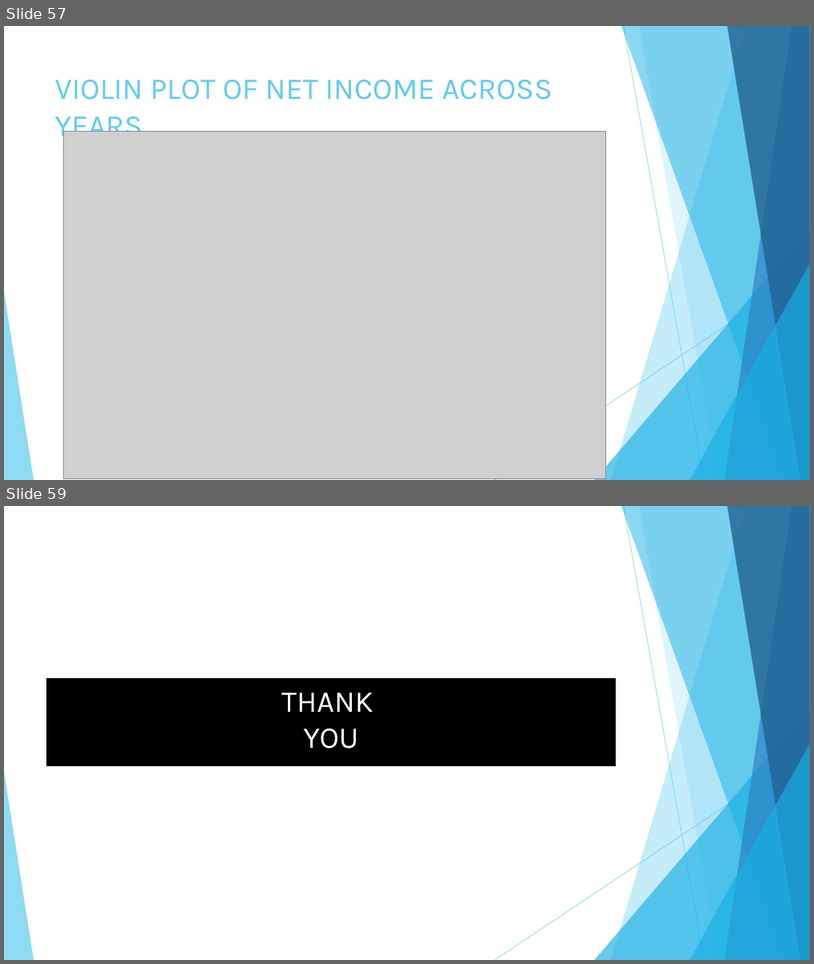
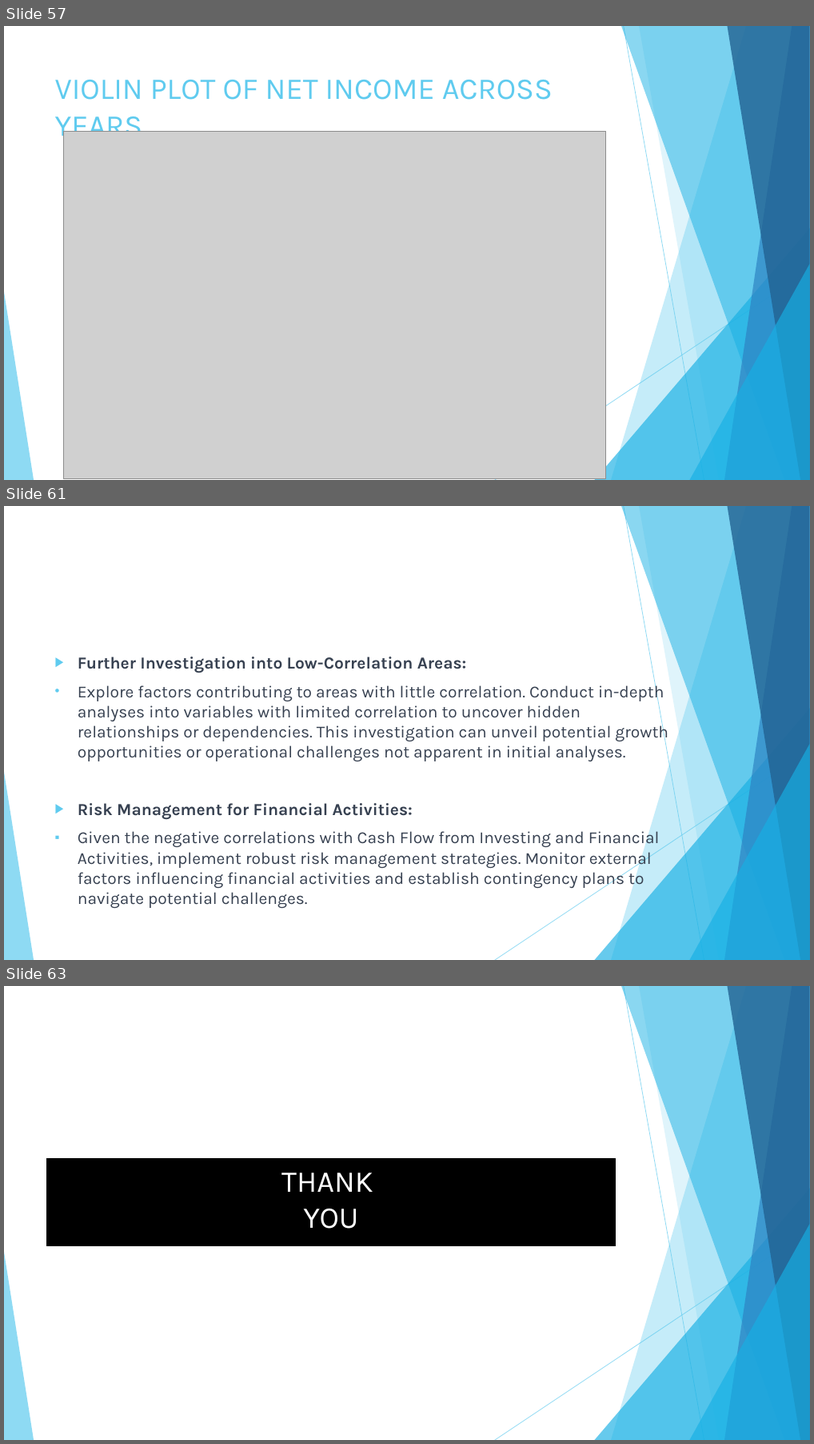
Before and after one commit to chogevic/dsc-dvp-project02, a slide deck: Data Visualization for Financial Statements.pptx. Shown one above the other, each under a label of ours: slides 57 and 59 before the commit, slides 57, 61 and 63 after it; the slides between them are not shown. The pictures are 814x964 and 814x1444 pixels, drawn with LibreOffice and Linux fonts; fonts in the diff are those of the drawing; grey boxes stand for pictures. Boxes give left, top, right and bottom in pixels: in the first picture for what was removed or moved away, otherwise in the second. Text is boxed around its words. In the diff, an @@ line names an element or a change of style, - is before the commit and + after.

```diff
--- a/Data Visualization for Financial Statements.pptx
+++ b/Data Visualization for Financial Statements.pptx
@@ slide 61 added at [4, 506, 810, 960], background #FFFFFF; not listed: 10 template elements that a slide beside it also shows @@
@@ text added at [78, 656, 669, 908], 20 pt, text #374151 @@
+▶ Further Investigation into Low-Correlation Areas:
+• Explore factors contributing to areas with little correlation. Conduct in-depth analyses into variables with limited correlation to uncover hidden relationships or dependencies. This investigation can unveil potential growth opportunities or operational challenges not apparent in initial analyses.
+▶ Risk Management for Financial Activities:
+▪ Given the negative correlations with Cash Flow from Investing and Financial Activities, implement robust risk management strategies. Monitor external factors influencing financial activities and establish contingency plans to navigate potential challenges.
@@ what was slide 59 is now slide 63 @@
```
Also in this commit, not shown: 1 slide changed, 3 other slides added.
